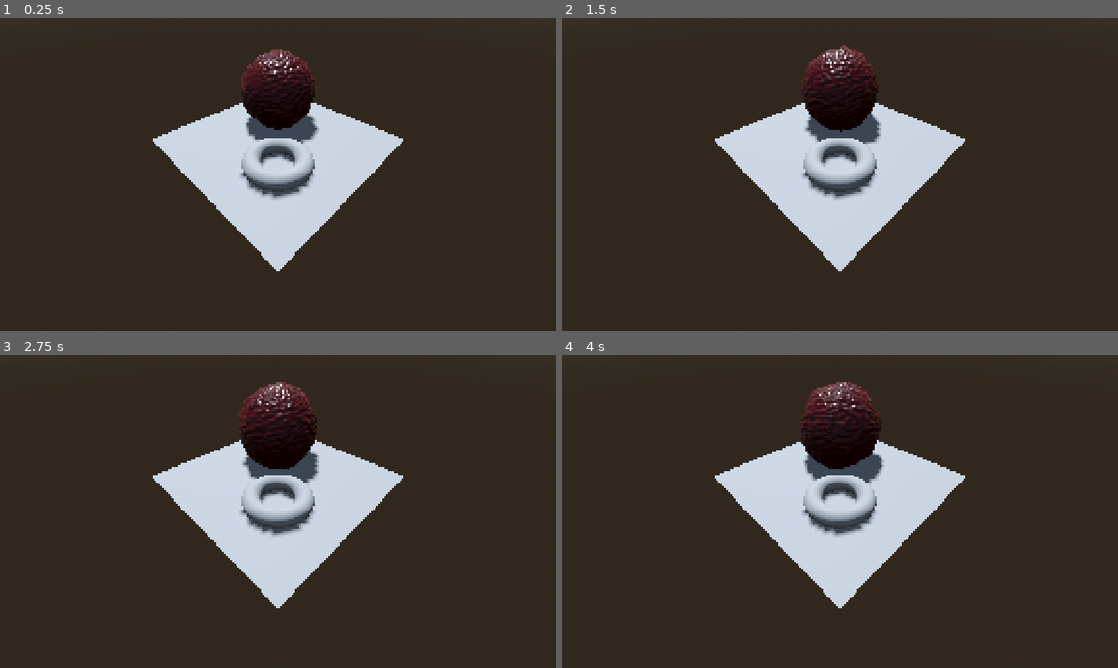
Above: before the commit, frames 1-4 (two rows, left to right).
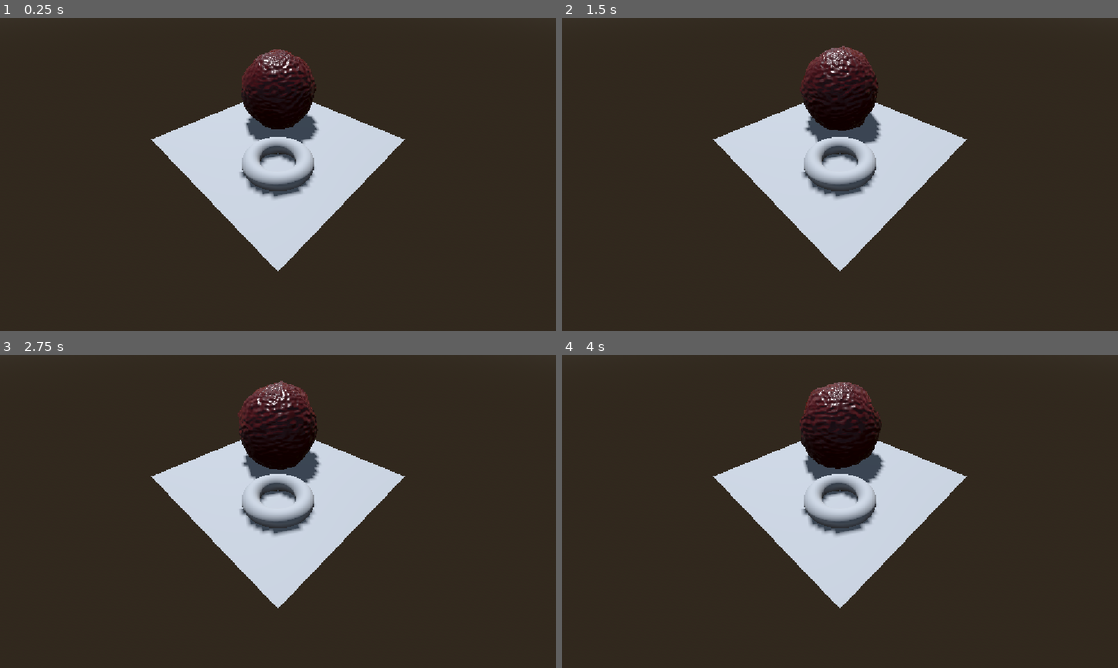
Above: after the commit, the same moments.

Repository: Game-Jam-Studio/Brackeys-Jam-2026.2
Game: Godot game, scene res://Van/Levels/ShaderTestScene.tscn
The game is run twice, just before and just after one commit, with the same random seed, the same clock (stepped at 60 frames per second) and the same inputs. This scene is started directly instead of the project's main scene.
Inputs (mouse positions are in pixels of both pictures, inside the frame that each line leads up to):
- Up to frame 1 (0.25 s): no input
- Up to frame 2 (1.5 s): move the mouse to (962, 158) at 0.52 s; click (962, 158) at 0.67 s; drag from (728, 190) to (812, 237) at 1.27 s
- Up to frame 3 (2.75 s): move the mouse to (333, 442) at 2.02 s; click (333, 442) at 2.17 s
- Up to frame 4 (4 s): drag from (812, 574) to (673, 464) at 2.77 s; move the mouse to (1006, 558) at 3.52 s; click (1006, 558) at 3.67 s

The runs differ from the first frame. In frame 1, 0.6% of the frame differs, in the area x 27-73%, y 10-81%; in frame 2, 0.7%; in frame 3, 0.7%, in the area x 27-73%, y 8-81%; in frame 4, 0.7%.

Commit message:
Update ShaderTestScene.tscn

Diff:
--- a/brackeys-jam-2026.2/Van/Levels/ShaderTestScene.tscn
+++ b/brackeys-jam-2026.2/Van/Levels/ShaderTestScene.tscn
@@ -115,47 +115,34 @@
 transform = Transform3D(-0.8660254, -0.43301278, 0.25, 0, 0.49999997, 0.86602545, -0.50000006, 0.75, -0.43301266, 0, 0, 0)
 shadow_enabled = true
 
-[node name="SubViewportContainer" type="SubViewportContainer" parent="." unique_id=1067747159]
-anchors_preset = 15
-anchor_right = 1.0
-anchor_bottom = 1.0
-grow_horizontal = 2
-grow_vertical = 2
-stretch = true
-stretch_shrink = 4
+[node name="Meshes" type="Node" parent="." unique_id=926531320]
 
-[node name="SubViewport" type="SubViewport" parent="SubViewportContainer" unique_id=1330216938]
-handle_input_locally = false
-size = Vector2i(288, 162)
-render_target_update_mode = 4
-
-[node name="Meshes" type="Node" parent="SubViewportContainer/SubViewport" unique_id=926531320]
-
-[node name="Cube" type="MeshInstance3D" parent="SubViewportContainer/SubViewport/Meshes" unique_id=1007033941]
+[node name="Cube" type="MeshInstance3D" parent="Meshes" unique_id=1007033941]
 transform = Transform3D(1, 0, 0, 0, 1, 0, 0, 0, 1, -0.5, 0.5, -0.5)
 visible = false
 mesh = SubResource("BoxMesh_1hd16")
 
-[node name="Sphere" type="MeshInstance3D" parent="SubViewportContainer/SubViewport/Meshes" unique_id=1067181234]
+[node name="Sphere" type="MeshInstance3D" parent="Meshes" unique_id=1067181234]
 transform = Transform3D(1, 0, 0, 0, 1, 0, 0, 0, 1, 0.5, 0.5, -0.5)
 mesh = SubResource("SphereMesh_1hd16")
 
-[node name="Ramp" type="MeshInstance3D" parent="SubViewportContainer/SubViewport/Meshes" unique_id=145865740]
+[node name="Ramp" type="MeshInstance3D" parent="Meshes" unique_id=145865740]
 transform = Transform3D(1, 0, 0, 0, 1, 0, 0, 0, 1, 0.5, 0.5, 0.5)
 visible = false
 mesh = SubResource("PrismMesh_ye1jw")
 
-[node name="Torus" type="MeshInstance3D" parent="SubViewportContainer/SubViewport/Meshes" unique_id=1431088229]
+[node name="Torus" type="MeshInstance3D" parent="Meshes" unique_id=1431088229]
 transform = Transform3D(1, 0, 0, 0, 1, 0, 0, 0, 1, -0.5, 0.13085163, 0.5)
 mesh = SubResource("TorusMesh_i72gw")
 
-[node name="Plane" type="MeshInstance3D" parent="SubViewportContainer/SubViewport/Meshes" unique_id=1733415965]
+[node name="Plane" type="MeshInstance3D" parent="Meshes" unique_id=1733415965]
 mesh = SubResource("PlaneMesh_1hd16")
 
-[node name="Camera3D" type="Camera3D" parent="SubViewportContainer/SubViewport" unique_id=597313507]
+[node name="Camera3D" type="Camera3D" parent="." unique_id=597313507]
 transform = Transform3D(0.7071068, 0.5, -0.5, 0, 0.7071068, 0.70710677, 0.7071068, -0.5, 0.5, -2, 2, 2)
+current = true
 
-[node name="ShaderQuad" type="MeshInstance3D" parent="SubViewportContainer/SubViewport/Camera3D" unique_id=172634407]
+[node name="ShaderQuad" type="MeshInstance3D" parent="Camera3D" unique_id=172634407]
 visible = false
 extra_cull_margin = 16384.0
 mesh = SubResource("QuadMesh_1hd16")
